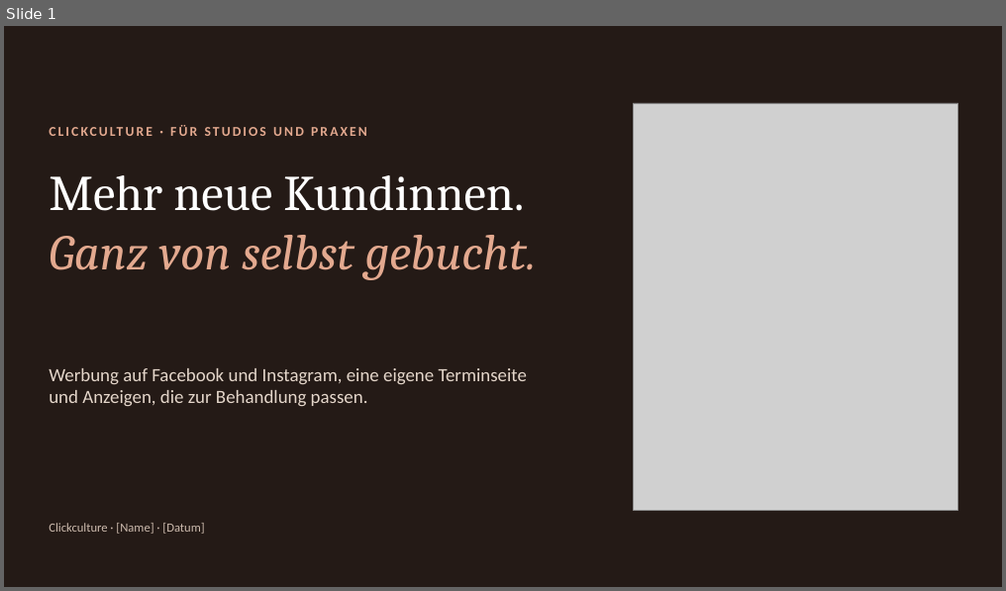
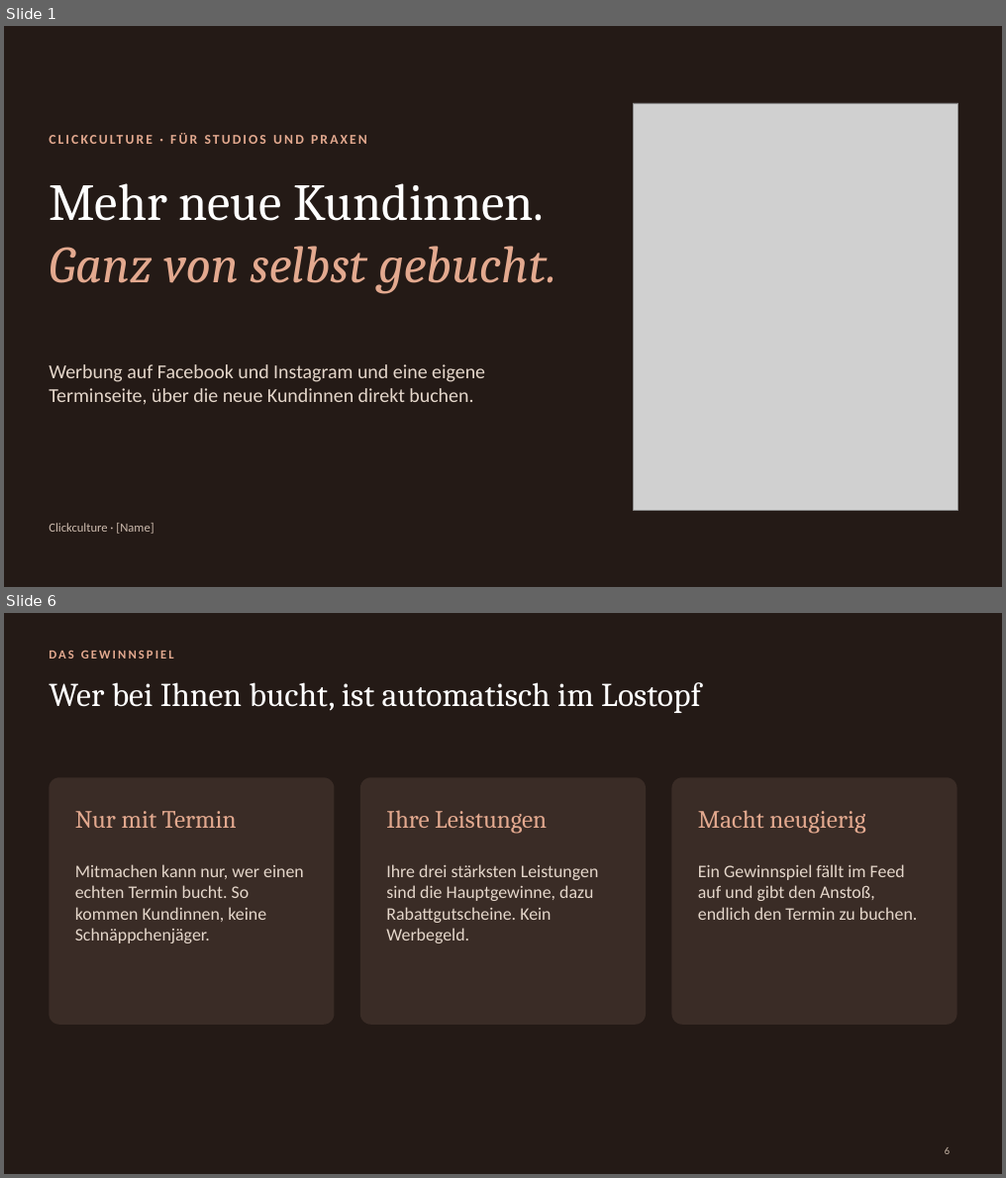
Before and after one commit to raphaelgeil652-lab/business, a slide deck: nischen/beauty/praesentation/Clickculture Beauty – Vorstellung.pptx. Shown one above the other, each under a label of ours: slide 1 before the commit, slides 1 and 6 after it; the slides between them are not shown. The pictures are 1006x591 and 1006x1178 pixels, drawn with LibreOffice and Linux fonts; fonts in the diff are those of the drawing; grey boxes stand for pictures. Boxes give left, top, right and bottom in pixels: in the first picture for what was removed or moved away, otherwise in the second. Text is boxed around its words. In the diff, an @@ line names an element or a change of style, - is before the commit and + after.

```diff
--- a/nischen/beauty/praesentation/Clickculture Beauty – Vorstellung.pptx
+++ b/nischen/beauty/praesentation/Clickculture Beauty – Vorstellung.pptx
@@ slide 6 added at [4, 613, 1002, 1174], background #241A16 @@
@@ text added at [49, 650, 174, 659], 12 pt, text #E3A98F, bold @@
+DAS GEWINNSPIEL
@@ title added at [49, 682, 701, 713], 32 pt, text #FFFFFF @@
+Wer bei Ihnen bucht, ist automatisch im Lostopf
@@ rounded rectangle added at [49, 777, 334, 1025], fill #3A2C26 @@
@@ rounded rectangle added at [360, 777, 646, 1025], fill #3A2C26 @@
@@ rounded rectangle added at [672, 777, 957, 1025], fill #3A2C26 @@
@@ text added at [75, 811, 237, 828], 24 pt, text #E3A98F @@
+Nur mit Termin
@@ text added at [386, 810, 547, 834], 24 pt, text #E3A98F @@
+Ihre Leistungen
@@ text added at [698, 810, 865, 834], 24 pt, text #E3A98F @@
+Macht neugierig
@@ text added at [75, 864, 304, 944], 17 pt, text #E4D6CA @@
+Mitmachen kann nur, wer einen echten Termin bucht. So kommen Kundinnen, keine Schnäppchenjäger.
@@ text added at [386, 864, 599, 944], 17 pt, text #E4D6CA @@
+Ihre drei stärksten Leistungen sind die Hauptgewinne, dazu Rabattgutscheine. Kein Werbegeld.
@@ text added at [698, 864, 918, 920], 17 pt, text #E4D6CA @@
+Ein Gewinnspiel fällt im Feed auf und gibt den Anstoß, endlich den Termin zu buchen.
@@ page number added at [944, 1148, 949, 1155], 10 pt, text #C9B8A8 @@
+6
@@ slide 1 changed as well @@
@@ text "CLICKCULTURE · FÜR STUDIOS UND ...": place and size @@
-text "CLICKCULTURE · FÜR STUDIOS UND ..." at [49, 123, 573, 150]
+text "CLICKCULTURE · FÜR STUDIOS UND ..." at [49, 131, 573, 157]
@@ text "Mehr neue Kundinnen. Ganz von ...": place and size @@
-text "Mehr neue Kundinnen. Ganz von ..." at [49, 175, 537, 280]
+text "Mehr neue Kundinnen. Ganz von ..." at [49, 183, 556, 293]
@@ text "Mehr neue Kundinnen. Ganz von ..." at [49, 183, 556, 293]: size 48 to 50 pt @@
@@ text at [49, 365, 485, 405]: text changed; size 18 to 19 pt @@
-Werbung auf Facebook und Instagram, eine eigene Terminseite und Anzeigen, die zur Behandlung passen.
+Werbung auf Facebook und Instagram und eine eigene Terminseite, über die neue Kundinnen direkt buchen.
@@ text at [49, 523, 153, 534]: text changed @@
-Clickculture · [Name] · [Datum]
+Clickculture · [Name]
```
Also in this commit, not shown: 2 other slides changed, 8 other slides added, 13 slides removed.
